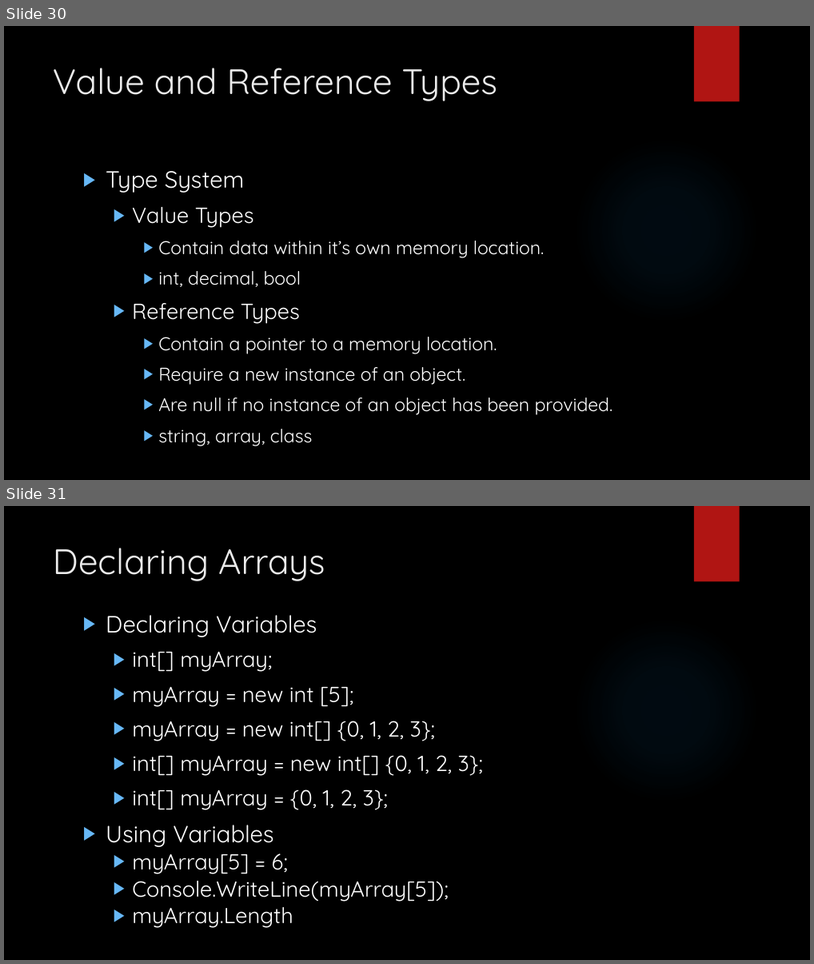
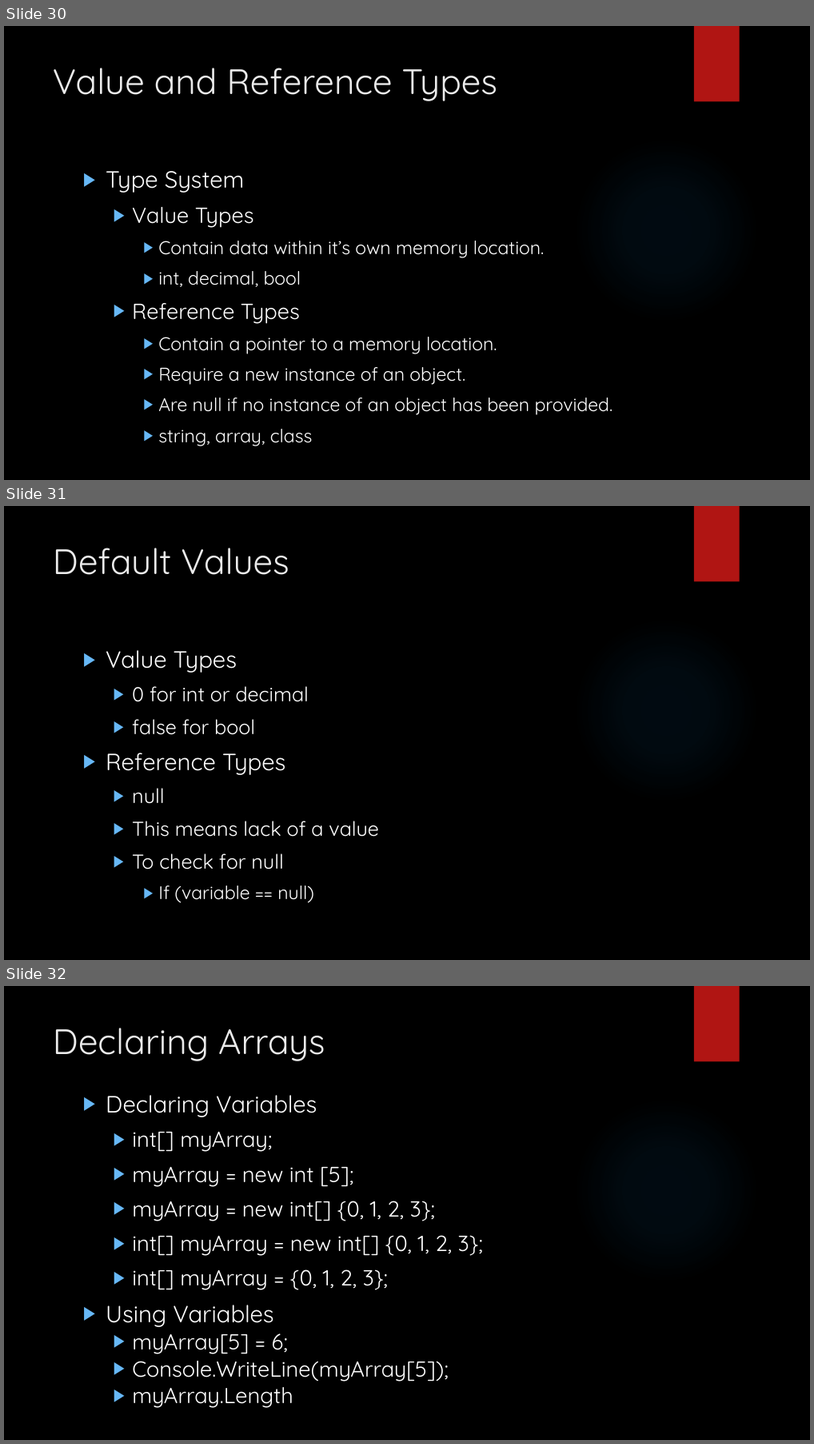
Before and after one commit to LogolsLLC/Logols-May2018, a slide deck: Slides/02_C#_TrainingPlan.pptx. Shown one above the other, each under a label of ours: slides 30 and 31 before the commit, slides 30, 31 and 32 after it. The pictures are 814x964 and 814x1444 pixels, drawn with LibreOffice and Linux fonts; fonts in the diff are those of the drawing; background and template pictures are left out. Boxes give left, top, right and bottom in pixels: in the first picture for what was removed or moved away, otherwise in the second. Text is boxed around its words. In the diff, an @@ line names an element or a change of style, - is before the commit and + after.

```diff
--- a/Slides/02_C#_TrainingPlan.pptx
+++ b/Slides/02_C#_TrainingPlan.pptx
@@ slide 31 added at (4, 506, 810, 960), background picture (left out); not listed: 2 template elements that a slide beside it also shows @@
@@ title added at (53, 548, 290, 575), 42 pt, text #EBEBEB @@
+Default Values
@@ text added at (106, 650, 378, 903), 24 pt, text #FFFFFF @@
+▶ Value Types
+  ▶ 0 for int or decimal
+  ▶ false for bool
+▶ Reference Types
+  ▶ null
+  ▶ This means lack of a value
+  ▶ To check for null
+    ▶ If (variable == null)
@@ what was slide 31 is now slide 32 @@
```
Also in this commit, not shown: 5 other files.
